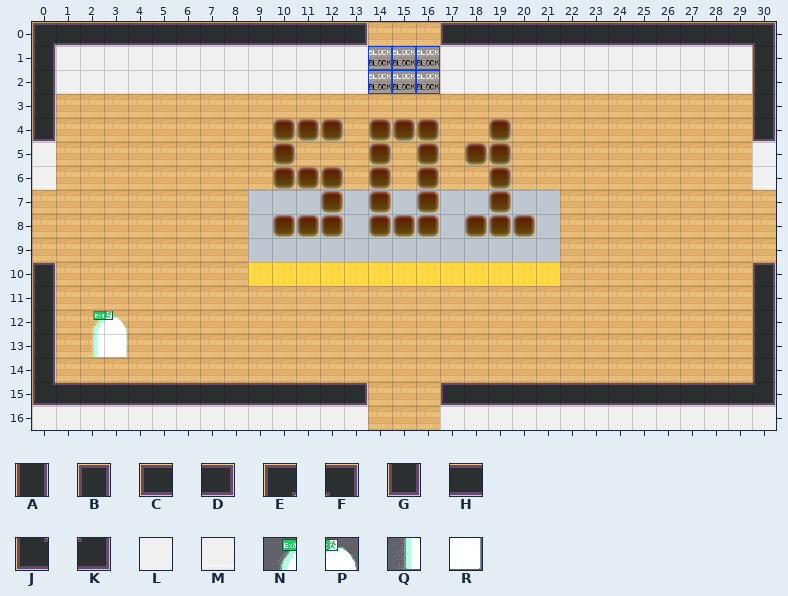
Two states of a Tiled map (JSON), dist/map/501.json. Above, as it was before the edit.
Cells are 32x32 px. Shown: x 0..30, y 0..16.
Key: from "tileset5_export": A 44, B 45, C 46, D 47, E 48, F 49, G 55, H 56, J 58, K 59, L 62, M 72; from "worldExit": N 0, P 1, Q 2, R 3.
_ is an empty cell.
Layers that did not change in this view are not listed.
Layer "walls" before, first column x 0:
 0 EHHHHHHHHHHHHD___CHHHHHHHHHHHHF
 1 ALLLLLLLLLLLLL___LLLLLLLLLLLLLA
 2 AMMMMMMMMMMMMM___MMMMMMMMMMMMMA
 3 A_____________________________A
 4 G_____________________________G
 5 L_____________________________L
 6 M_____________________________M
 7 _______________________________
 8 _______________________________
 9 _______________________________
10 B_____________________________B
11 A_____________________________A
12 A_____________________________A
13 A_____________________________A
14 A_____________________________A
15 JHHHHHHHHHHHHD___CHHHHHHHHHHHHK
16 LLLLLLLLLLLLLL___LLLLLLLLLLLLLL
The same view after the edit:
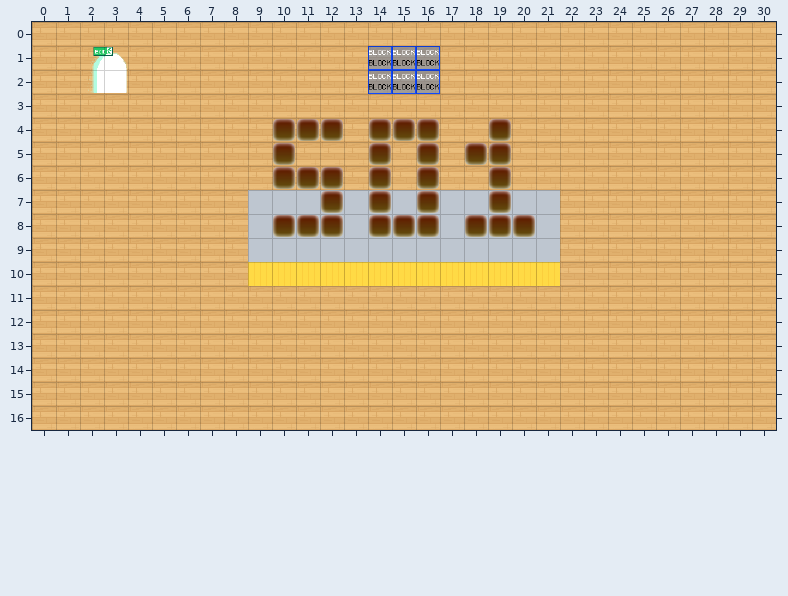
Change:
Changed rows in their new state; . is an unchanged cell.
Layer "walls" (now hidden):
first column x 0:
 0 ______________...______________
 1 ______________...______________
 2 ______________...______________
 3 _............................._
 4 _............................._
 5 _............................._
 6 _............................._
first column x 0:
10 _............................._
11 _............................._
12 _............................._
13 _............................._
14 _............................._
15 ______________...______________
16 ______________...______________
Layer "LOBBYx":
first column x 2:
 1 NP
 2 QR
first column x 2:
12 __
13 __
